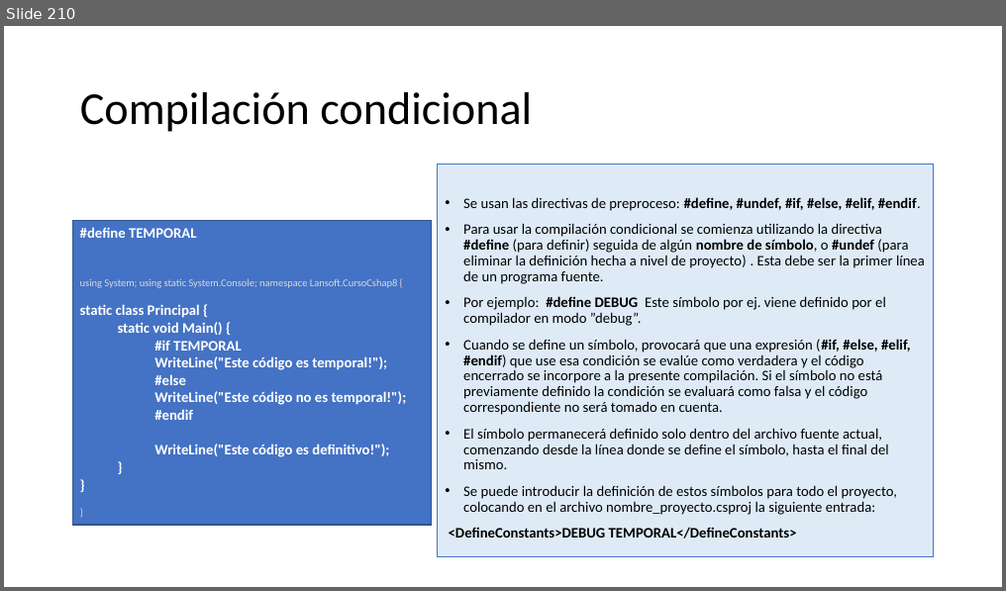
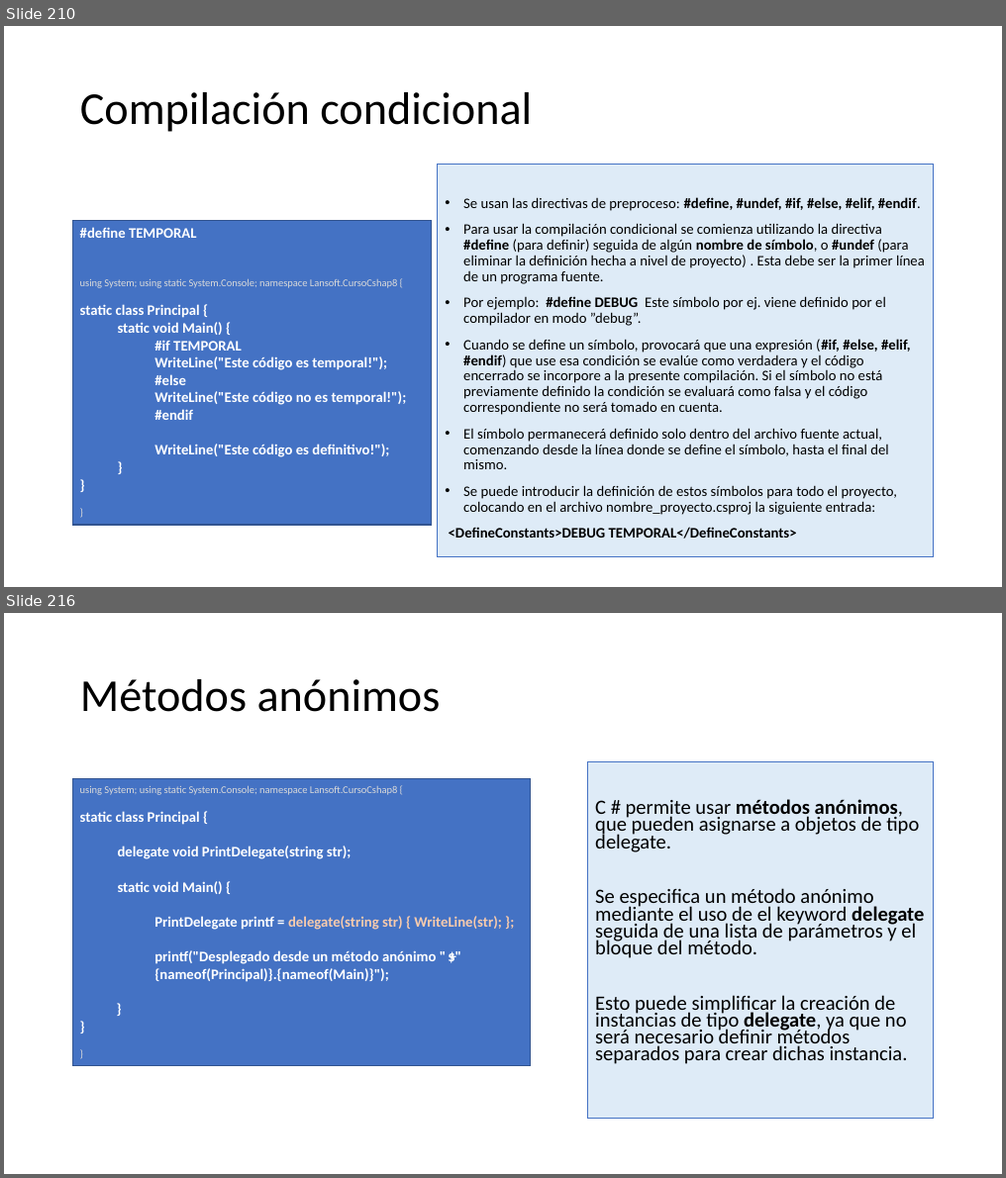
Before and after one commit to AlbertOsinaga/CursoCSharp__8, a slide deck: CSharpQuickReferencia.pptx. Shown one above the other, each under a label of ours: slide 210 before the commit, slides 210 and 216 after it; the slides between them are not shown. The pictures are 1006x591 and 1006x1178 pixels, drawn with LibreOffice and Linux fonts; fonts in the diff are those of the drawing. Boxes give left, top, right and bottom in pixels: in the first picture for what was removed or moved away, otherwise in the second. Text is boxed around its words. In the diff, an @@ line names an element or a change of style, - is before the commit and + after.

```diff
--- a/CSharpQuickReferencia.pptx
+++ b/CSharpQuickReferencia.pptx
@@ slide 216 added at (4,613,1002,1174), background #FFFFFF @@
@@ title added at (80,679,441,712), 44 pt, text #000000 @@
+Métodos anónimos
@@ rectangle added at (73,779,531,1066), fill #4472C4, outline #325491 1 pt, 14 pt, text #FFFFFF, bold @@
+using System; using static System.Console; namespace Lansoft.CursoCshap8 {
+static class Principal {
+  delegate void PrintDelegate(string str);
+  static void Main() {
+PrintDelegate printf = delegate(string str) { WriteLine(str); };
+    printf("Desplegado desde un método anónimo " + $" {nameof(Principal)}.{nameof(Main)}");
+    }
+}
+}
@@ text added at (588,762,934,1119), fill #DEEBF7, outline #4472C4 0.75 pt, 19.6 pt, text #000000 @@
+C # permite usar métodos anónimos, que pueden asignarse a objetos de tipo delegate.
+Se especifica un método anónimo mediante el uso de el keyword delegate seguida de una lista de parámetros y el bloque del método.
+Esto puede simplificar la creación de instancias de tipo delegate, ya que no será necesario definir métodos separados para crear dichas instancia.
```
Also in this commit, not shown: 12 other slides added.
